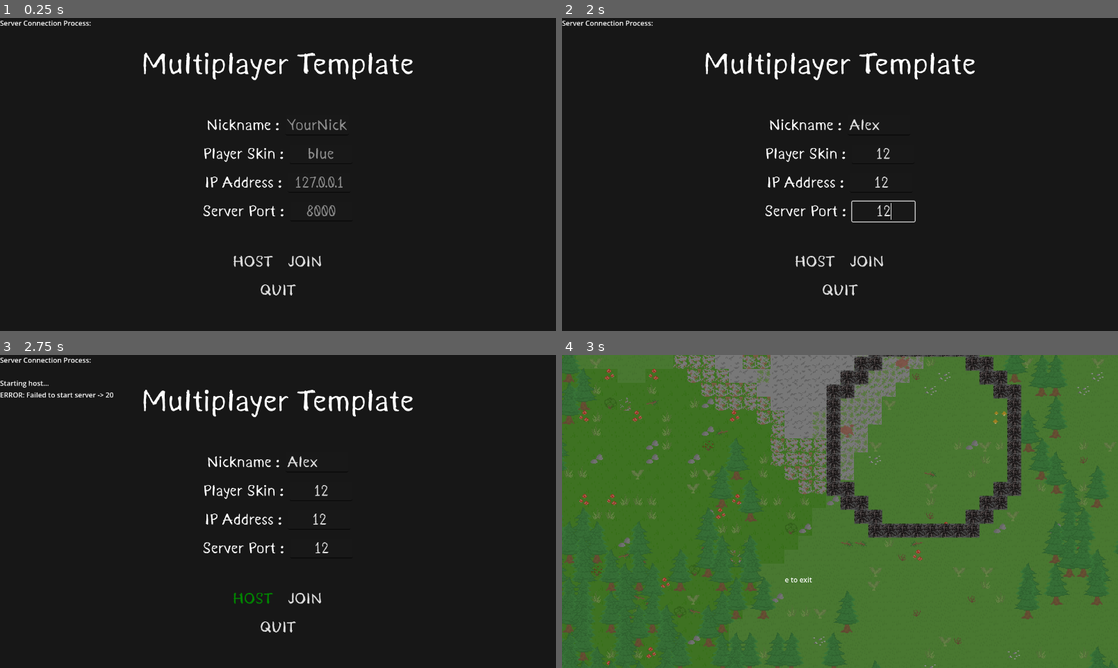
Above: before the commit, frames 1-4 (two rows, left to right).
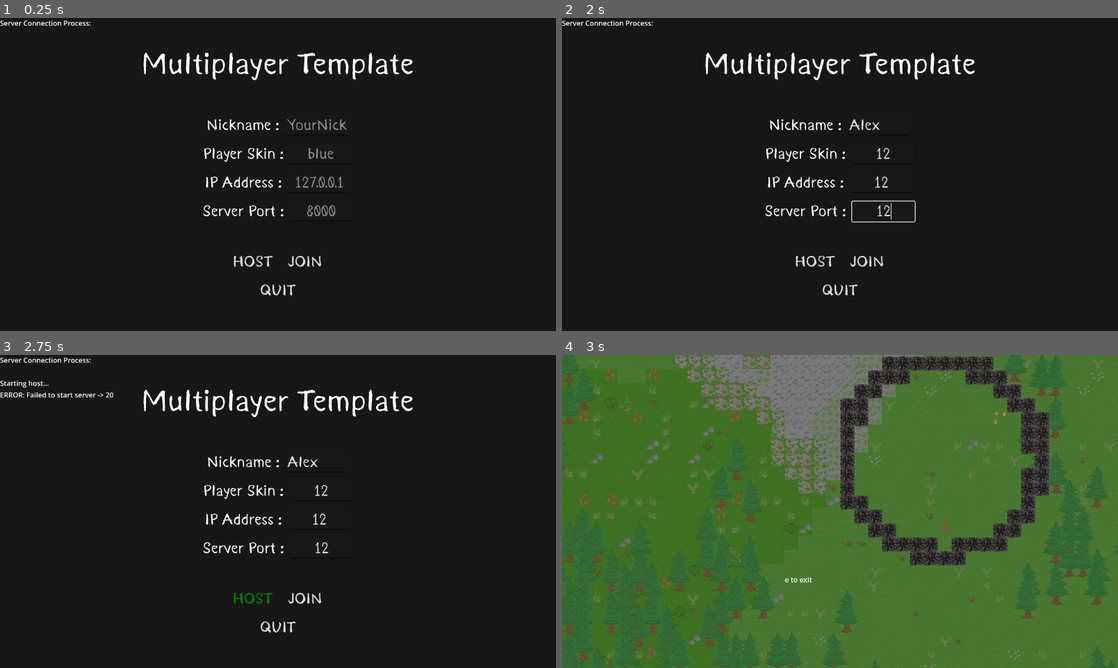
Above: after the commit, the same moments.

Repository: darthchicken4/MultiSurvivor
Game: Godot game, scene res://scenes/level/level.tscn
The game is run twice, just before and just after one commit, with the same random seed, the same clock (stepped at 60 frames per second) and the same inputs.
Inputs (mouse positions are in pixels of both pictures, inside the frame that each line leads up to):
- Up to frame 1 (0.25 s): no input
- Up to frame 2 (2 s): click (878, 124) at 0.52 s; type "Alex" at 0.6 s; click (884, 152) at 0.75 s; type "12" at 0.83 s; click (878, 183) at 0.98 s; type "12" at 1.07 s; click (884, 212) at 1.27 s; type "12" at 1.35 s
- Up to frame 3 (2.75 s): click "HOST" at 2 s
- Up to frame 4 (3 s): click "JOIN" at 2.75 s

Frames 1-3 are identical in both runs. In frame 4, 8.8% of the frame differs, in the area x 47-88%, y 0-68%.

Commit message:
sum ajusts

Diff:
--- a/Godot2DSurvivalMultiplayer/scenes/caves/caves_prefab.gd
+++ b/Godot2DSurvivalMultiplayer/scenes/caves/caves_prefab.gd
@@ -8,7 +8,7 @@
 @export var seed = 1902837
 @export var dist = 7
 @export var degree = 0
-var center  =Vector2(200,200)
+
 
 func _on_area_2d_body_entered(body: Node2D) -> void:
 	pass # Replace with function body.
@@ -26,13 +26,11 @@
 	var ray
 	#20000 area?
 	#ratio  8 to 272  1 34
-
 	for i in range(359):
 		degree = degree + 1
 		ray = Vector2(0,0)
-		ray = Vector2i(Vector2(dist * cos(degree) + cave_pos[0], dist * sin(degree) + cave_pos[1] ))
+		ray = Vector2i(Vector2(dist * cos(degree) + cave_pos[0] + randf_range(1.0,1.5) , dist * sin(degree) + cave_pos[1] + randf_range(1.0,1.5)  ))
 		exit_area.global_position = cave_pos * 34
-
 		tile.set_cell(ray,0,Vector2(1,1))
 
 
